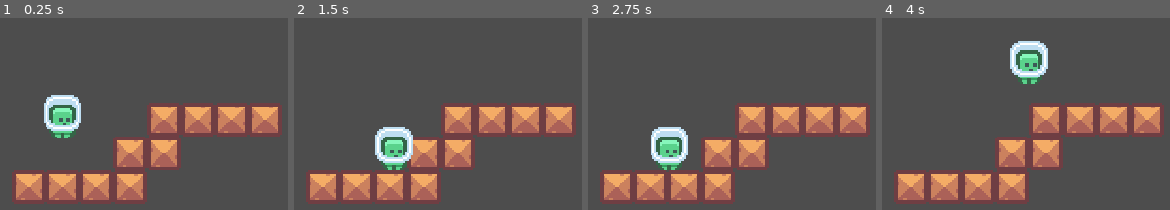
Above: before the commit, frames 1-4 (left to right).
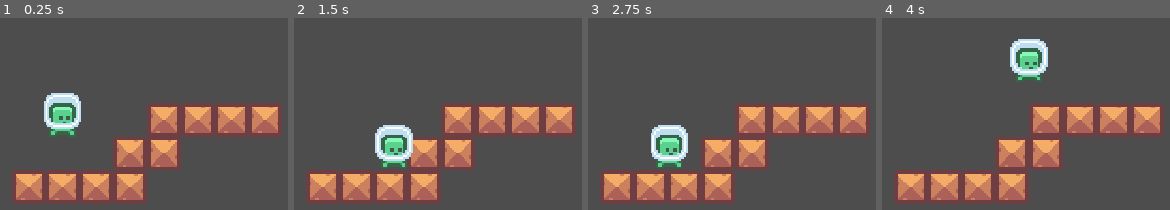
Above: after the commit, the same moments.

Repository: shnarazk/learn-godot
Game: Godot game, scene res://world.tscn
Same seed, same stepped clock (60 frames per second), same inputs: the game is played once before the commit and once after it.
Inputs:
- Up to frame 1 (0.25 s): no input
- Up to frame 2 (1.5 s): tap Enter (ui_accept) at 0.5, 0.77 s; hold Right (ui_right) from 0.53 s (still down)
- Up to frame 3 (2.75 s): tap Enter (ui_accept) at 1.52 s; release Right (ui_right) at 2.03 s; hold Left (ui_left) from 2.03 s (still down)
- Up to frame 4 (4 s): release Left (ui_left) at 2.78 s; hold Right (ui_right) from 2.78 s (still down); tap Enter (ui_accept) at 3.02, 3.77 s

The runs differ from the first frame. In frame 1, 1.3% of the frame differs, in the area x 15-29%, y 39-63%; in frame 2, 1.3%; in frame 3, 1.3%; in frame 4, 1.3%, in the area x 44-58%, y 10-35%.

Commit message:
pixel-platformer: add character animations

Diff:
--- a/pixel-platformer/player.gd
+++ b/pixel-platformer/player.gd
@@ -11,22 +11,19 @@
 var gravity: float = ProjectSettings.get_setting("physics/2d/default_gravity")
 
 func _physics_process(delta) -> void:
-	# Add the gravity.
-	if not is_on_floor():
-		velocity.y += gravity * delta
-	# Handle Jump.
+	var direction: float = Input.get_axis("ui_left", "ui_right")
+	if direction != 0:
+		velocity.x = direction * SPEED
+		$AnimatedSprite2D.animation = "Run"
+	else:
+		velocity.x = move_toward(velocity.x, 0, SPEED)
+		$AnimatedSprite2D.animation = "Idle"
 	if is_on_floor():
 		if Input.is_action_just_pressed("ui_accept"):
 			velocity.y = -JUMP_VELOCITY
 	else:
+		velocity.y += gravity * delta
 		if Input.is_action_just_released("ui_accept") and velocity.y < -10.0:
 			velocity.y *= AIR_BREAK
-
-	# Get the input direction and handle the movement/deceleration.
-	# As good practice, you should replace UI actions with custom gameplay actions.
-	var direction: float = Input.get_axis("ui_left", "ui_right")
-	if direction:
-		velocity.x = direction * SPEED
-	else:
-		velocity.x = move_toward(velocity.x, 0, SPEED)
+		$AnimatedSprite2D.animation = "Jump"
 	move_and_slide()
--- a/pixel-platformer/player.tscn
+++ b/pixel-platformer/player.tscn
@@ -1,9 +1,21 @@
-[gd_scene load_steps=6 format=3 uid="uid://digd7p4lmoinv"]
+[gd_scene load_steps=9 format=3 uid="uid://digd7p4lmoinv"]
 
 [ext_resource type="Texture2D" uid="uid://qfv1y0httbqy" path="res://characters_packed.png" id="1_82s7s"]
 [ext_resource type="Script" path="res://player.gd" id="1_yogxm"]
 
 [sub_resource type="AtlasTexture" id="AtlasTexture_4t7xm"]
+atlas = ExtResource("1_82s7s")
+region = Rect2(0, 0, 24, 24)
+
+[sub_resource type="AtlasTexture" id="AtlasTexture_gse6s"]
+atlas = ExtResource("1_82s7s")
+region = Rect2(24, 0, 24, 24)
+
+[sub_resource type="AtlasTexture" id="AtlasTexture_m7awj"]
+atlas = ExtResource("1_82s7s")
+region = Rect2(24, 0, 24, 24)
+
+[sub_resource type="AtlasTexture" id="AtlasTexture_limv2"]
 atlas = ExtResource("1_82s7s")
 region = Rect2(0, 0, 24, 24)
 
@@ -14,7 +26,26 @@
 "texture": SubResource("AtlasTexture_4t7xm")
 }],
 "loop": true,
-"name": &"Idol",
+"name": &"Idle",
+"speed": 5.0
+}, {
+"frames": [{
+"duration": 1.0,
+"texture": SubResource("AtlasTexture_gse6s")
+}],
+"loop": true,
+"name": &"Jump",
+"speed": 5.0
+}, {
+"frames": [{
+"duration": 1.0,
+"texture": SubResource("AtlasTexture_m7awj")
+}, {
+"duration": 1.0,
+"texture": SubResource("AtlasTexture_limv2")
+}],
+"loop": true,
+"name": &"Run",
 "speed": 5.0
 }]
 
@@ -27,7 +58,8 @@
 [node name="AnimatedSprite2D" type="AnimatedSprite2D" parent="."]
 texture_filter = 1
 sprite_frames = SubResource("SpriteFrames_73sxm")
-animation = &"Idol"
+animation = &"Jump"
+autoplay = "Idle"
 flip_h = true
 
 [node name="CollisionShape2D" type="CollisionShape2D" parent="."]
